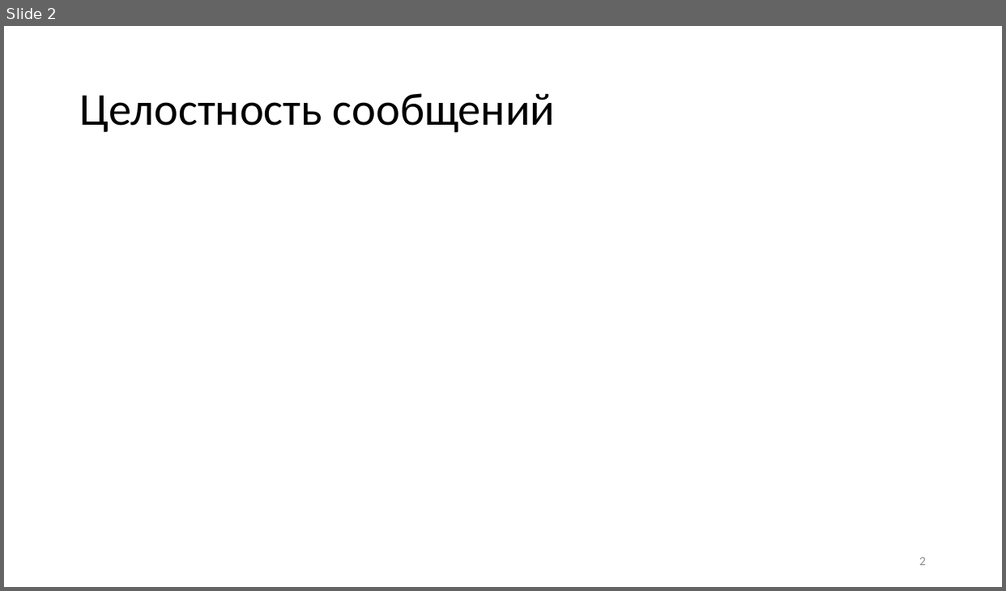
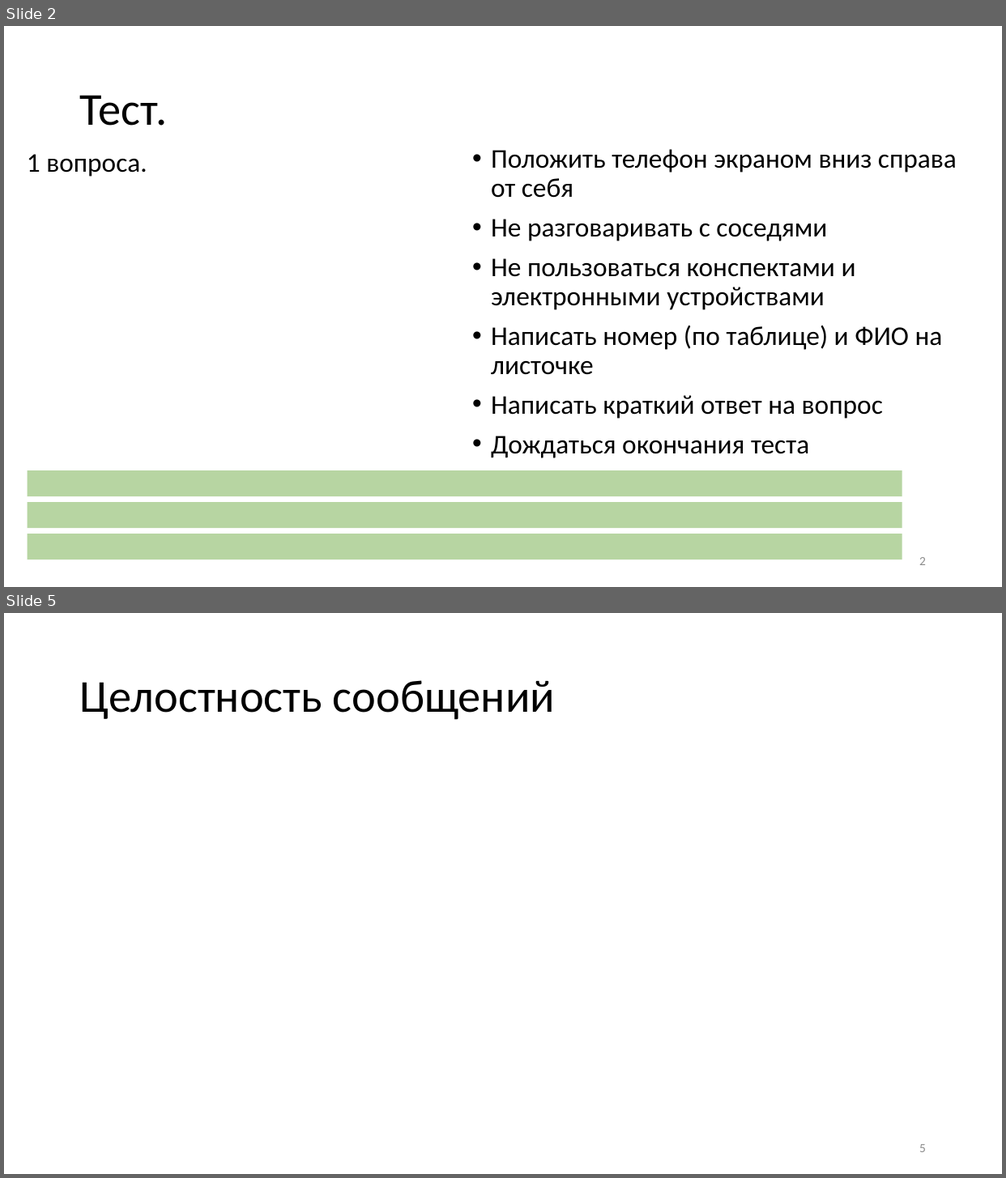
Before and after one commit to CryptoCourse/CryptoLectures, a slide deck: Lectures/Lecture11.pptx. Shown one above the other, each under a label of ours: slide 2 before the commit, slides 2 and 5 after it; the slides between them are not shown. The pictures are 1006x591 and 1006x1178 pixels, drawn with LibreOffice and Linux fonts; fonts in the diff are those of the drawing; grey boxes stand for pictures. Boxes give left, top, right and bottom in pixels: in the first picture for what was removed or moved away, otherwise in the second. Text is boxed around its words. In the diff, an @@ line names an element or a change of style, - is before the commit and + after.

```diff
--- a/Lectures/Lecture11.pptx
+++ b/Lectures/Lecture11.pptx
@@ slide 2 added at bbox=[4, 26, 1002, 587], background #FFFFFF @@
@@ title added at bbox=[80, 95, 168, 126], 44 pt, text #000000 @@
+Тест.
@@ text added at bbox=[27, 154, 147, 177], 26 pt, text #000000 @@
+1 вопроса.
@@ text added at bbox=[491, 149, 957, 459], 26 pt, text #000000 @@
+• Положить телефон экраном вниз справа от себя
+• Не разговаривать с соседями
+• Не пользоваться конспектами и электронными устройствами
+• Написать номер (по таблице) и ФИО на листочке
+• Написать краткий ответ на вопрос
+• Дождаться окончания теста
@@ rectangle added at bbox=[27, 471, 902, 497], fill #70AD47 at 50% opacity @@
@@ rectangle added at bbox=[27, 502, 902, 528], fill #70AD47 at 50% opacity @@
@@ rectangle added at bbox=[27, 535, 902, 561], fill #70AD47 at 50% opacity @@
@@ page number added at bbox=[919, 557, 926, 565], 12 pt, text #8C8C8C @@
+2
@@ what was slide 2 is now slide 5 @@
@@ page number at bbox=[919, 1144, 926, 1152]: text changed @@
-2
+5
```
Also in this commit, not shown: 3 slides changed, 2 other slides added, 1 other file.
